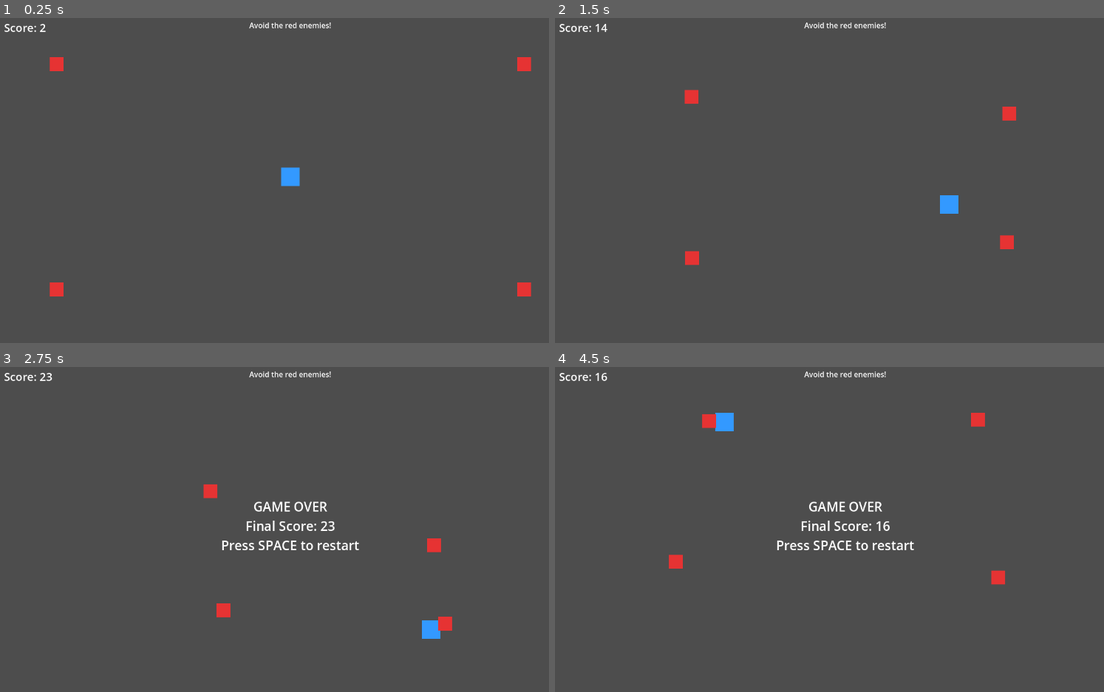
Above: before the commit, frames 1-4 (two rows, left to right).
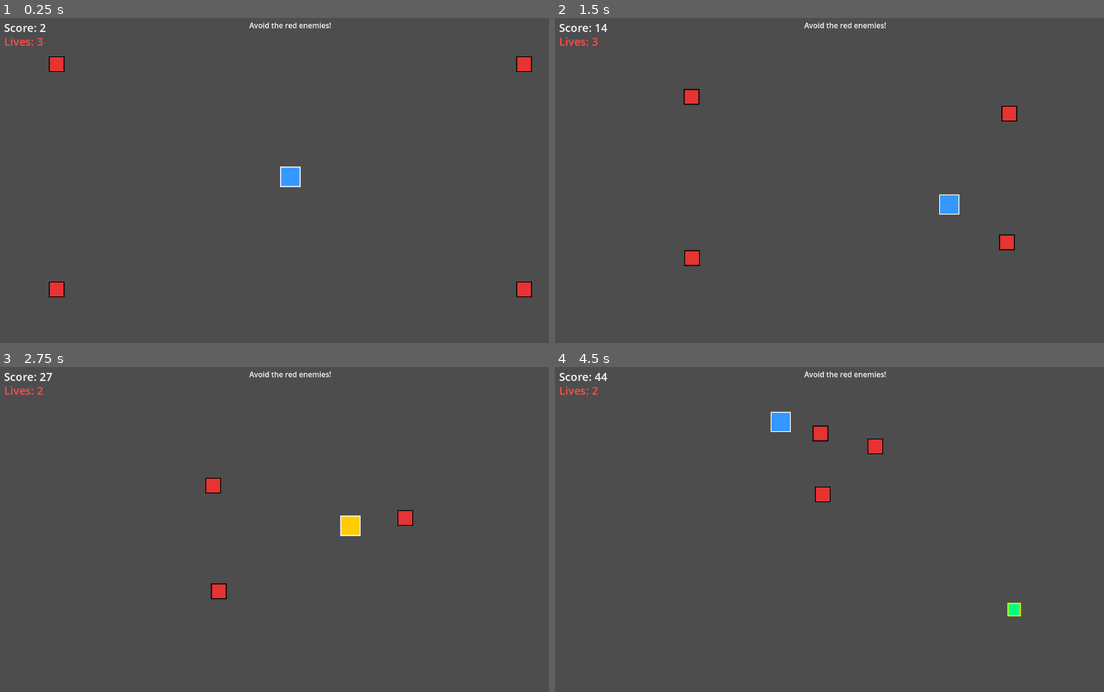
Above: after the commit, the same moments.

Repository: aryavolkan/evolve
Game: Godot game, scene res://main.tscn
The game is run twice, just before and just after one commit, with the same random seed, the same clock (stepped at 60 frames per second) and the same inputs.
Inputs:
- Up to frame 1 (0.25 s): no input
- Up to frame 2 (1.5 s): tap Enter (ui_accept) at 0.5, 0.77 s; hold Right (ui_right) 0.53-1.28 s; hold Down (ui_down) from 1.28 s (still down)
- Up to frame 3 (2.75 s): tap Enter (ui_accept) at 1.52 s; release Down (ui_down) at 2.03 s; hold Right (ui_right) from 2.03 s (still down)
- Up to frame 4 (4.5 s): tap Space at 2.75 s; release Right (ui_right) at 2.78 s; hold Up (ui_up) 2.78-3.53 s; tap Enter (ui_accept) at 3.02, 3.77 s; hold Left (ui_left) from 3.53 s (still down)

The runs differ from the first frame. In frame 1, 0.2% of the frame differs, in the area x 0-97%, y 5-86%; in frame 2, 0.3%; in frame 3, 2.0%; in frame 4, 2.2%, in the area x 0-85%, y 1-77%.

Commit message:
Add multiple enemy types, visual borders, and lives system
Enemy types:
- Chaser (red): standard direct pursuit
- Speedster (orange): small and fast (1.5x speed)
- Tank (dark red): large and slow (0.6x speed)
- Zigzag (magenta): erratic side-to-side movement

Visual improvements:
- White border around player
- Black border around all enemies
- Yellow border around power-ups

Lives system:
- Player starts with 3 lives
- Losing a life respawns player at center with 2s invincibility
- Game over only when all lives are lost

Co-Authored-By: Claude Opus 4.5 <noreply@anthropic.com>

Diff:
--- a/enemy.gd
+++ b/enemy.gd
@@ -1,16 +1,57 @@
 extends CharacterBody2D
 
+enum Type { CHASER, SPEEDSTER, TANK, ZIGZAG }
+
 @export var speed: float = 150.0
+@export var type: Type = Type.CHASER
+
 var player: CharacterBody2D
+var zigzag_timer: float = 0.0
+var zigzag_direction: float = 1.0
+
+const TYPE_CONFIG = {
+	Type.CHASER: { "color": Color(0.9, 0.2, 0.2, 1), "size": 30.0, "speed_mult": 1.0 },
+	Type.SPEEDSTER: { "color": Color(1.0, 0.5, 0.0, 1), "size": 20.0, "speed_mult": 1.5 },
+	Type.TANK: { "color": Color(0.5, 0.1, 0.1, 1), "size": 45.0, "speed_mult": 0.6 },
+	Type.ZIGZAG: { "color": Color(0.9, 0.2, 0.9, 1), "size": 25.0, "speed_mult": 1.1 }
+}
 
 func _ready() -> void:
 	player = get_tree().get_first_node_in_group("player")
+	apply_type_config()
+
+func apply_type_config() -> void:
+	var config = TYPE_CONFIG[type]
+	$ColorRect.color = config["color"]
+	var half_size = config["size"] / 2.0
+	var border_half = half_size + 2.0
+	$Border.offset_left = -border_half
+	$Border.offset_top = -border_half
+	$Border.offset_right = border_half
+	$Border.offset_bottom = border_half
+	$ColorRect.offset_left = -half_size
+	$ColorRect.offset_top = -half_size
+	$ColorRect.offset_right = half_size
+	$ColorRect.offset_bottom = half_size
+	$CollisionShape2D.shape.size = Vector2(config["size"], config["size"])
+	speed *= config["speed_mult"]
 
 func _physics_process(delta: float) -> void:
 	if not player:
 		return
 
 	var direction = (player.global_position - global_position).normalized()
+
+	# Apply movement pattern based on type
+	match type:
+		Type.ZIGZAG:
+			zigzag_timer += delta
+			if zigzag_timer >= 0.3:
+				zigzag_timer = 0.0
+				zigzag_direction *= -1.0
+			var perpendicular = Vector2(-direction.y, direction.x)
+			direction = (direction + perpendicular * zigzag_direction * 0.5).normalized()
+
 	velocity = direction * speed
 	move_and_slide()
 
--- a/enemy.tscn
+++ b/enemy.tscn
@@ -8,6 +8,13 @@
 [node name="Enemy" type="CharacterBody2D" groups=["enemy"]]
 script = ExtResource("1_enemy")
 
+[node name="Border" type="ColorRect" parent="."]
+offset_left = -17.0
+offset_top = -17.0
+offset_right = 17.0
+offset_bottom = 17.0
+color = Color(0, 0, 0, 1)
+
 [node name="ColorRect" type="ColorRect" parent="."]
 offset_left = -15.0
 offset_top = -15.0
--- a/main.gd
+++ b/main.gd
@@ -1,6 +1,7 @@
 extends Node2D
 
 var score: float = 0.0
+var lives: int = 3
 var game_over: bool = false
 var next_spawn_score: float = 50.0
 var next_powerup_score: float = 30.0
@@ -9,6 +10,7 @@
 
 const POWERUP_DURATION: float = 5.0
 const SLOW_MULTIPLIER: float = 0.5
+const RESPAWN_INVINCIBILITY: float = 2.0
 
 # Difficulty scaling
 const BASE_ENEMY_SPEED: float = 150.0
@@ -18,6 +20,7 @@
 const DIFFICULTY_SCALE_SCORE: float = 500.0  # Score at which difficulty is maxed
 
 @onready var score_label: Label = $CanvasLayer/UI/ScoreLabel
+@onready var lives_label: Label = $CanvasLayer/UI/LivesLabel
 @onready var game_over_label: Label = $CanvasLayer/UI/GameOverLabel
 @onready var powerup_label: Label = $CanvasLayer/UI/PowerUpLabel
 @onready var player: CharacterBody2D = $Player
@@ -28,6 +31,7 @@
 	player.hit.connect(_on_player_hit)
 	game_over_label.visible = false
 	powerup_label.visible = false
+	update_lives_display()
 
 func _process(delta: float) -> void:
 	if game_over:
@@ -61,6 +65,18 @@
 func spawn_enemy() -> void:
 	var enemy = enemy_scene.instantiate()
 	enemy.speed = get_scaled_enemy_speed()
+
+	# Random enemy type (weighted: chasers more common early, variety later)
+	var type_roll = randf()
+	var difficulty = get_difficulty_factor()
+	if type_roll < 0.4 - difficulty * 0.2:
+		enemy.type = 0  # CHASER
+	elif type_roll < 0.6:
+		enemy.type = 1  # SPEEDSTER
+	elif type_roll < 0.8:
+		enemy.type = 2  # TANK
+	else:
+		enemy.type = 3  # ZIGZAG
 
 	# Spawn at random edge position
 	var side = randi() % 4
@@ -127,8 +143,18 @@
 	# Bonus points for screen clear
 	score += 25
 
+func update_lives_display() -> void:
+	lives_label.text = "Lives: %d" % lives
+
 func _on_player_hit() -> void:
-	game_over = true
-	game_over_label.text = "GAME OVER\nFinal Score: %d\nPress SPACE to restart" % int(score)
-	game_over_label.visible = true
-	get_tree().paused = true
+	lives -= 1
+	update_lives_display()
+
+	if lives <= 0:
+		game_over = true
+		game_over_label.text = "GAME OVER\nFinal Score: %d\nPress SPACE to restart" % int(score)
+		game_over_label.visible = true
+		get_tree().paused = true
+	else:
+		# Respawn player at center with brief invincibility
+		player.respawn(Vector2(640, 360), RESPAWN_INVINCIBILITY)
--- a/main.tscn
+++ b/main.tscn
@@ -39,6 +39,16 @@
 offset_bottom = 50.0
 theme_override_font_sizes/font_size = 24
 text = "Score: 0"
+
+[node name="LivesLabel" type="Label" parent="CanvasLayer/UI"]
+layout_mode = 0
+offset_left = 20.0
+offset_top = 50.0
+offset_right = 200.0
+offset_bottom = 80.0
+theme_override_colors/font_color = Color(1, 0.3, 0.3, 1)
+theme_override_font_sizes/font_size = 24
+text = "Lives: 3"
 
 [node name="PowerUpLabel" type="Label" parent="CanvasLayer/UI"]
 layout_mode = 1
--- a/player.gd
+++ b/player.gd
@@ -68,3 +68,8 @@
 	is_invincible = false
 	if not is_speed_boosted:
 		color_rect.color = base_color
+
+func respawn(pos: Vector2, invincibility_duration: float) -> void:
+	position = pos
+	is_hit = false
+	activate_invincibility(invincibility_duration)
--- a/player.tscn
+++ b/player.tscn
@@ -8,6 +8,13 @@
 [node name="Player" type="CharacterBody2D" groups=["player"]]
 script = ExtResource("1_player")
 
+[node name="Border" type="ColorRect" parent="."]
+offset_left = -22.0
+offset_top = -22.0
+offset_right = 22.0
+offset_bottom = 22.0
+color = Color(1, 1, 1, 1)
+
 [node name="ColorRect" type="ColorRect" parent="."]
 offset_left = -20.0
 offset_top = -20.0
--- a/powerup.tscn
+++ b/powerup.tscn
@@ -10,6 +10,13 @@
 collision_mask = 1
 script = ExtResource("1_powerup")
 
+[node name="Border" type="ColorRect" parent="."]
+offset_left = -14.5
+offset_top = -14.5
+offset_right = 14.5
+offset_bottom = 14.5
+color = Color(1, 1, 0, 1)
+
 [node name="ColorRect" type="ColorRect" parent="."]
 offset_left = -12.5
 offset_top = -12.5
Not shown, changed: CLAUDE.md
